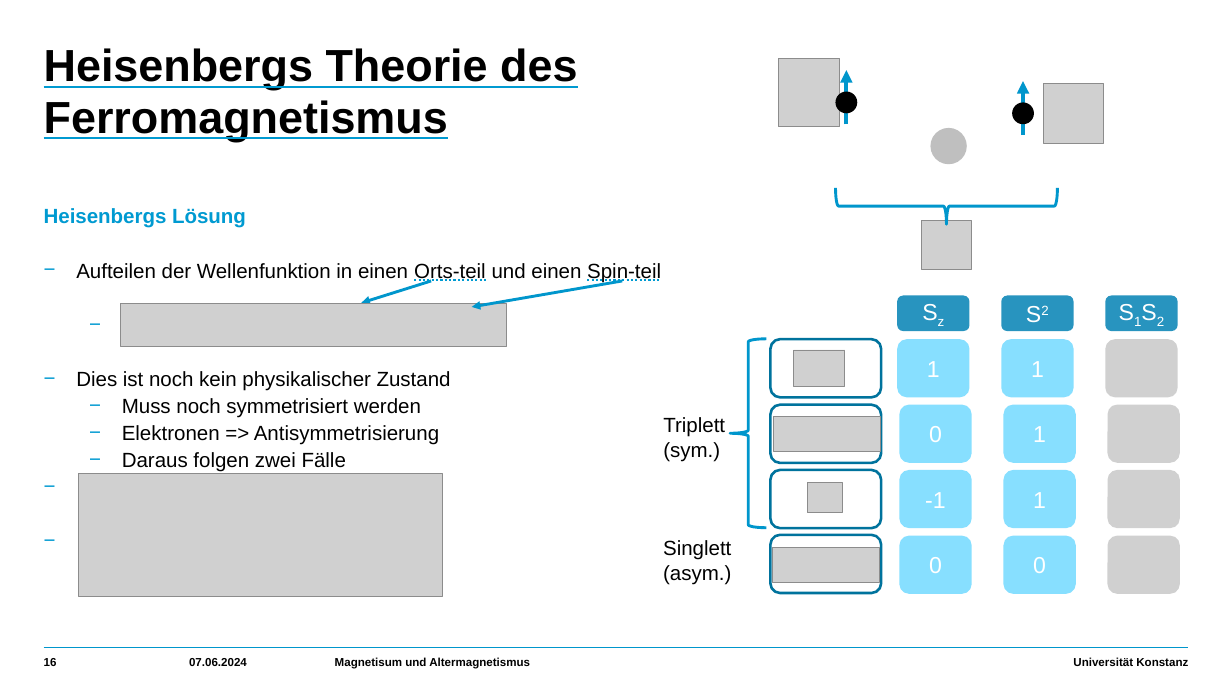
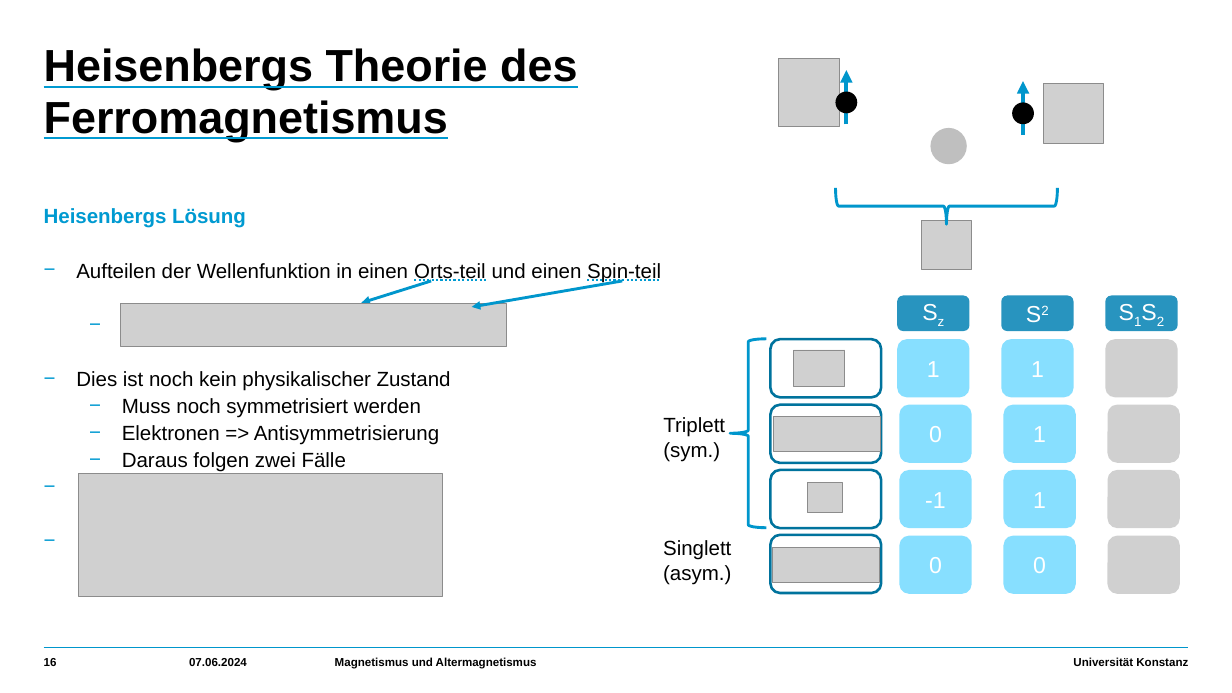
Before and after one commit to HolykingJulex/EstimateSeminar, a slide deck: slide 16 of Vortrag.pptx. Drawn at 1232x693 pixels with LibreOffice and Linux fonts; fonts in the diff are those of the drawing; grey boxes stand for pictures. Boxes give left, top, right and bottom in pixels: in the first picture for what was removed or moved away, otherwise in the second. Text is boxed around its words. In the diff, an @@ line names an element or a change of style, - is before the commit and + after.

```diff
--- a/Vortrag.pptx
+++ b/Vortrag.pptx
@@ text at (335,657,537,669): text changed @@
-Magnetisum und Altermagnetismus
+Magnetismus und Altermagnetismus
```
Also in this commit, not shown: 51 other slides changed, 1 slide added, 1 other file.
